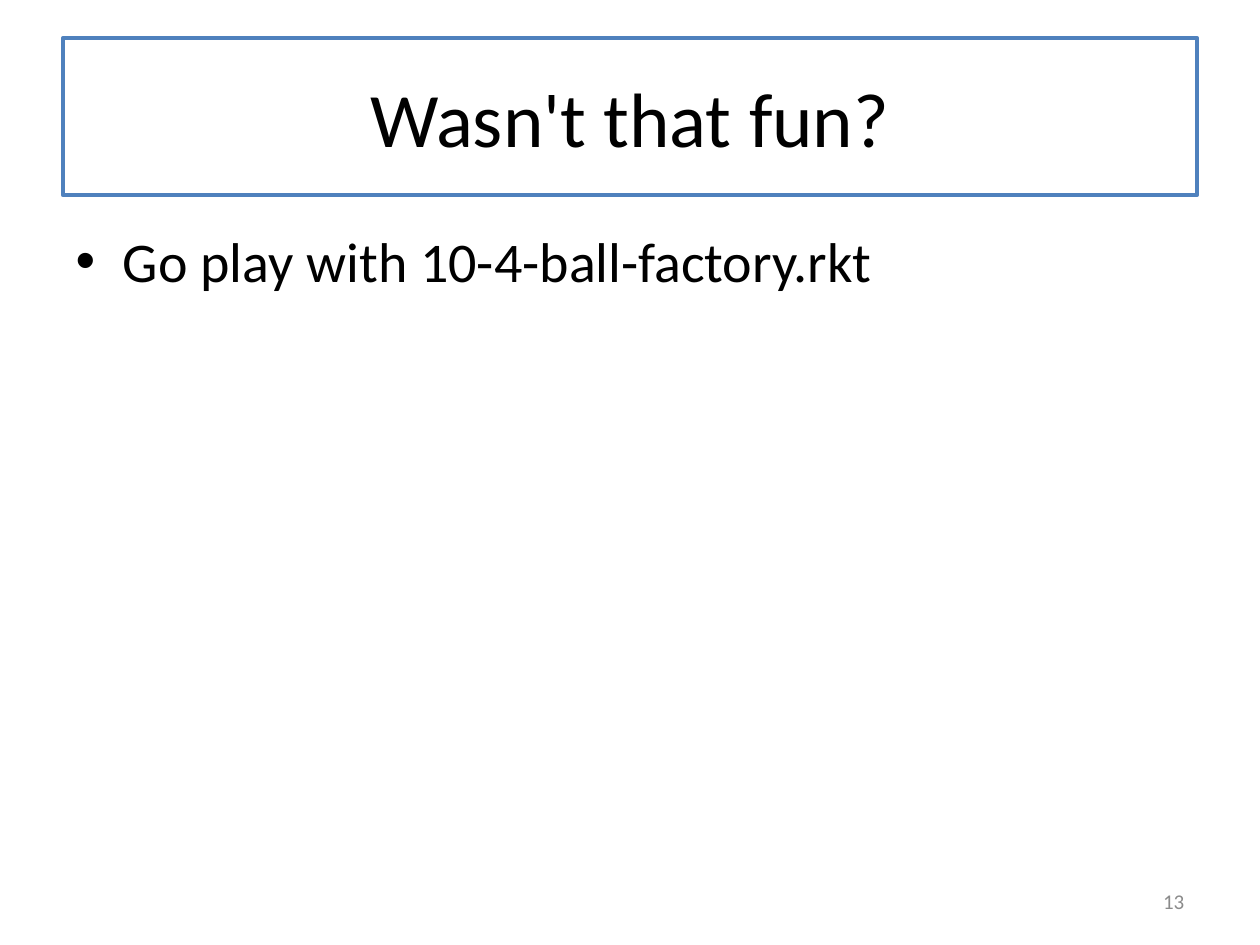
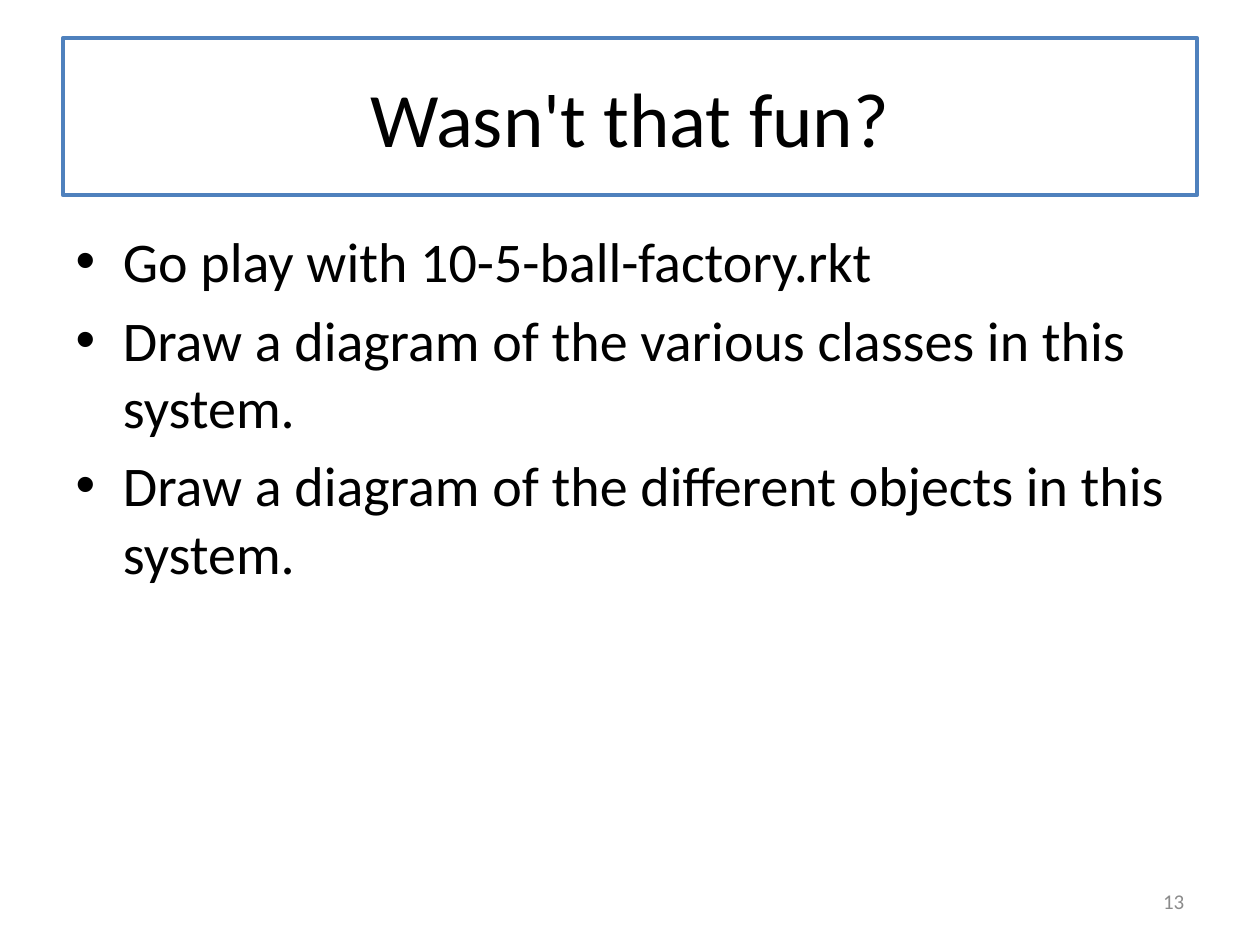
Before and after one commit to mwand/cs5010f16, a slide deck: slide 13 of Slides/Lesson 10.5 Generalizing this Design.pptx. Drawn at 1260x945 pixels with LibreOffice and Linux fonts; fonts in the diff are those of the drawing. Boxes give left, top, right and bottom in pixels: in the first picture for what was removed or moved away, otherwise in the second. Text is boxed around its words. In the diff, an @@ line names an element or a change of style, - is before the commit and + after.

```diff
--- a/Slides/Lesson 10.5 Generalizing this Design.pptx
+++ b/Slides/Lesson 10.5 Generalizing this Design.pptx
@@ text at (x1=123, y1=243, x2=1164, y2=583): text changed @@
-• Go play with 10-4-ball-factory.rkt
+• Go play with 10-5-ball-factory.rkt
+• Draw a diagram of the various classes in this system.
+• Draw a diagram of the different objects in this system.
```
Also in this commit, not shown: 8 other slides changed, 4 other files.
